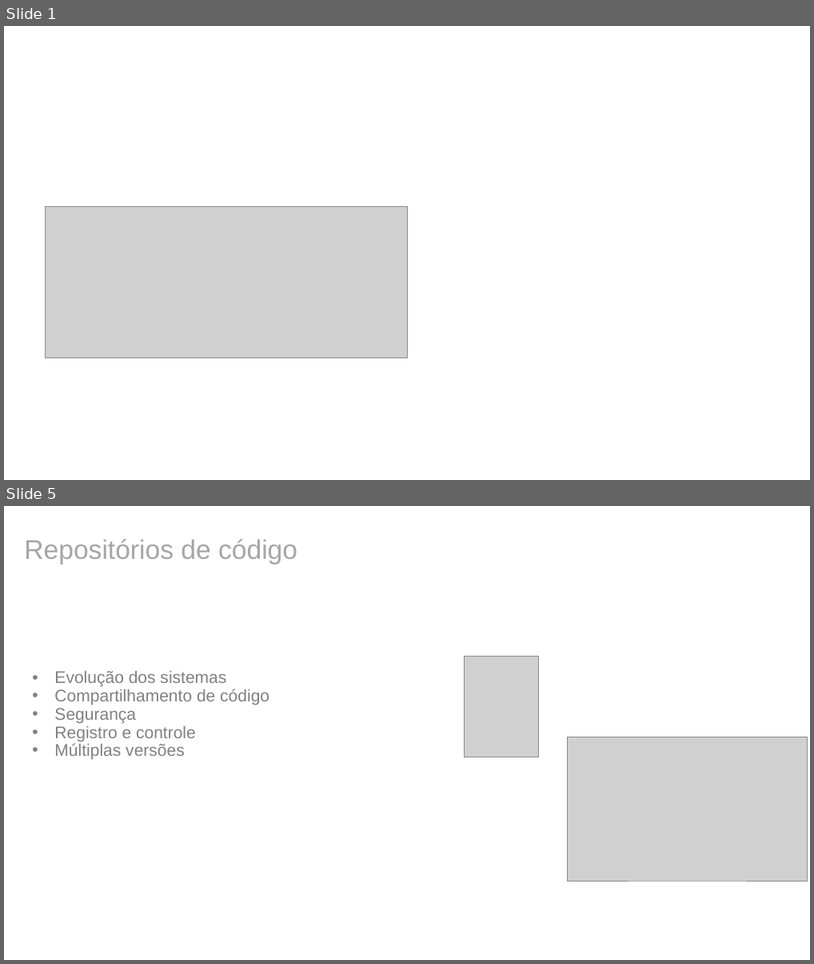
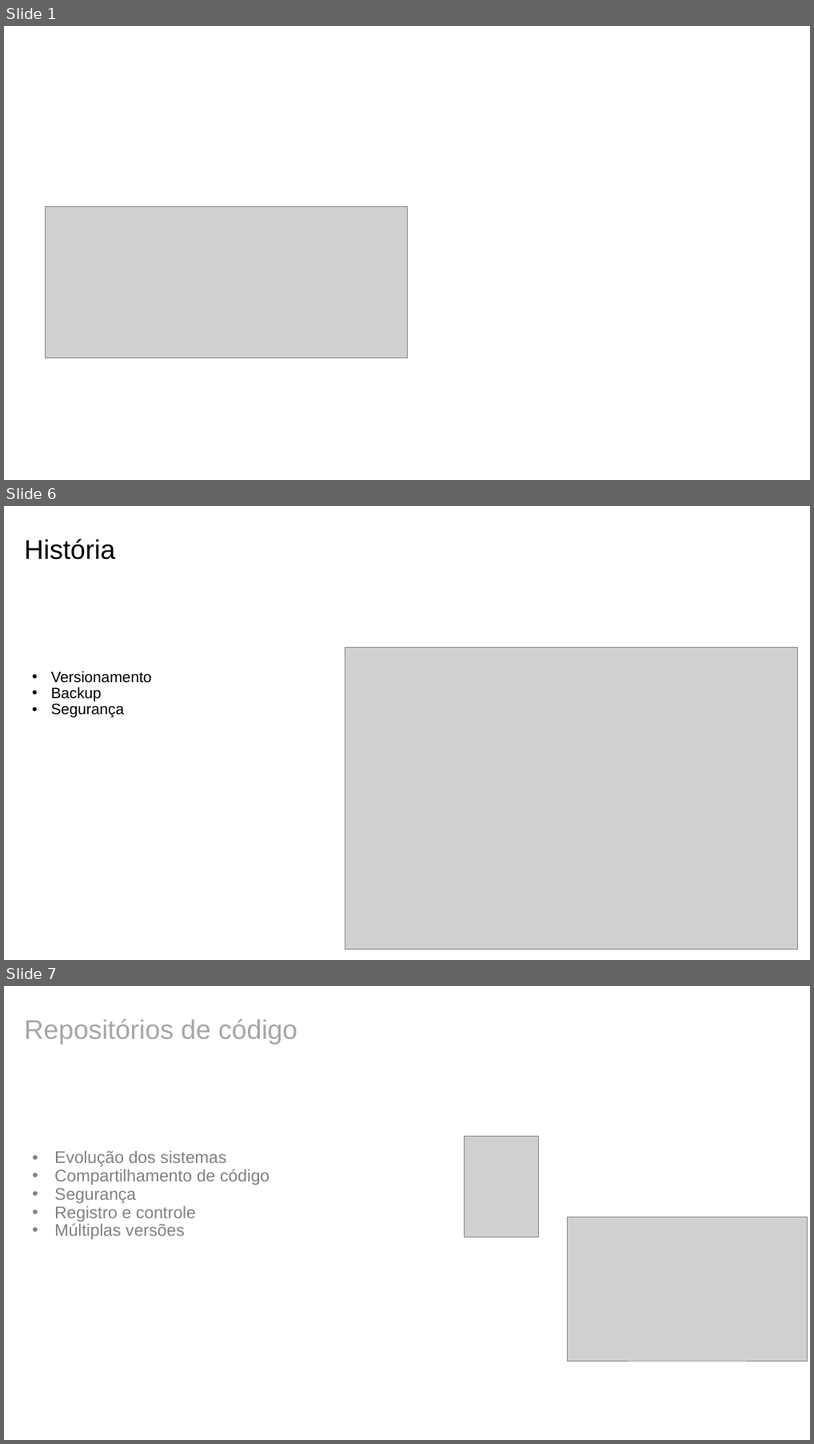
Before and after one commit to yunoguthi/testeCursoGit, a slide deck: git.pptx. Shown one above the other, each under a label of ours: slides 1 and 5 before the commit, slides 1, 6 and 7 after it; the slides between them are not shown. The pictures are 814x964 and 814x1444 pixels, drawn with LibreOffice and Linux fonts; fonts in the diff are those of the drawing; grey boxes stand for pictures; background and template pictures are left out. Boxes give left, top, right and bottom in pixels: in the first picture for what was removed or moved away, otherwise in the second. Text is boxed around its words. In the diff, an @@ line names an element or a change of style, - is before the commit and + after.

```diff
--- a/git.pptx
+++ b/git.pptx
@@ slide 6 added at <box>4,506,810,960</box>, background #FFFFFF @@
@@ text added at <box>24,539,115,560</box>, 32 pt, text #000000 @@
+História
@@ picture added at <box>345,647,798,949</box> @@
@@ text added at <box>51,671,152,717</box>, 18 pt, text #000000 @@
+• Versionamento
+• Backup
+• Segurança
@@ what was slide 5 is now slide 7 @@
```
Also in this commit, not shown: 2 other slides added, 1 slide removed, 2 other files.
